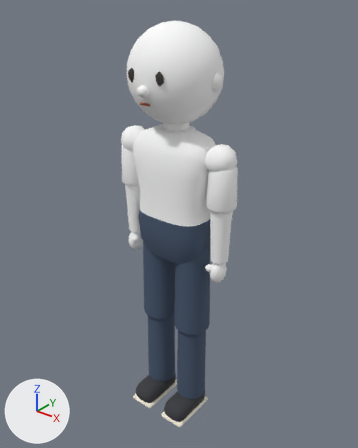
A saved change to the glTF model assets/models/characters/body_neutral.glb.
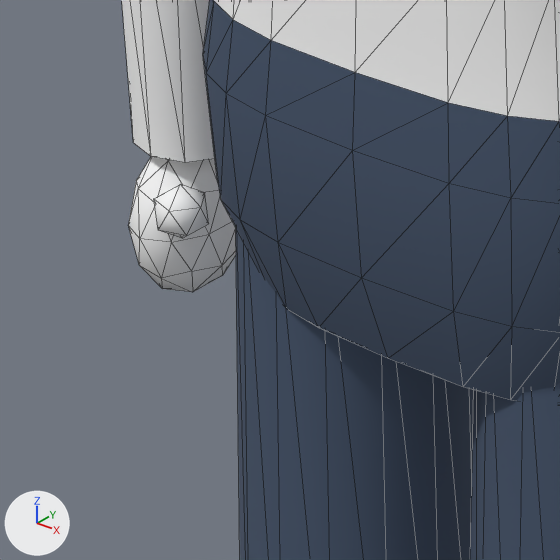
Each version is shown whole from a 50 mm camera at (1.158, -1.426, 1.818) aimed at (-0.004, 0.027, 0.917), then close up on the part from 31% to 52% of the width and 47% to 64% of the height. The lights are fixed; the arrows at lower left show +X, +Y and +Z. The first two pictures are the older version. The close-ups show mesh edges as thin lines. Vertices at exactly the same position are counted once.

The first close-up shows 'body_neutral'.
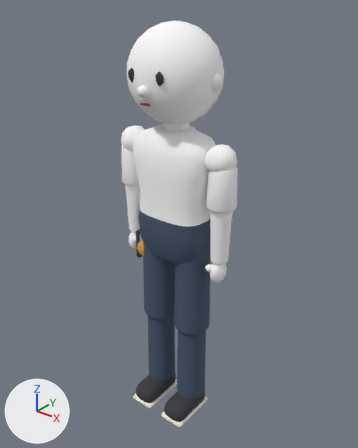
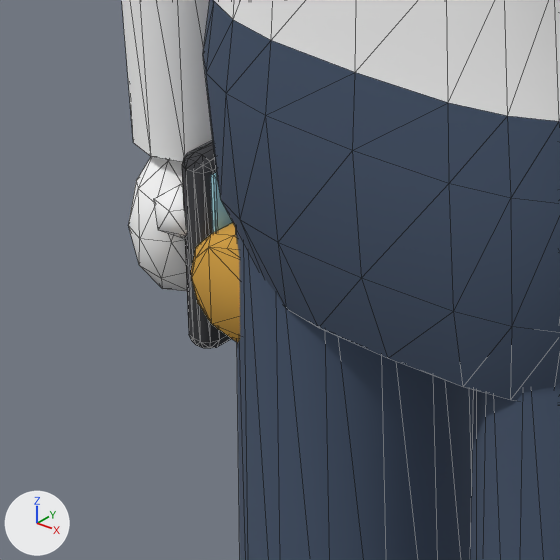
What the commit changed:
me_body_neutral is used by ob_body_neutral; location (0.0, 0.0, 0.0).
me_body_neutral had 1306 vertices, 2480 faces and spanned x -0.28..0.28, y -0.19..0.17, z 0.0..1.7.
me_body_neutral now has 1458 vertices, 2768 faces and spans x -0.28..0.28, y -0.19..0.17, z 0.0..1.7.
me_body_neutral part 1: a new loose piece of 56 vertices spanning x -0.19..-0.17, y -0.05..0.03, z 0.72..0.85, in mat_palette (picture img_palette).
me_body_neutral part 2: a new loose piece of 48 vertices spanning x -0.18..-0.11, y -0.05..0.03, z 0.74..0.82, in mat_palette (picture img_palette).
me_body_neutral part 3: a new loose piece of 24 vertices spanning x -0.17, y -0.04..0.02, z 0.74..0.84, in mat_palette (picture img_palette).
Other edits to the shape of me_body_neutral do not show in these pictures.

Where the change shows, as pixel boxes (x1, y1, x2, y2) in the close-ups (560 x 560 px):
part 1 of me_body_neutral, added: after (182, 140, 231, 348)
part 2 of me_body_neutral, added (orange): after (191, 223, 240, 343)
part 3 of me_body_neutral, added (cyan): after (211, 173, 233, 233)
